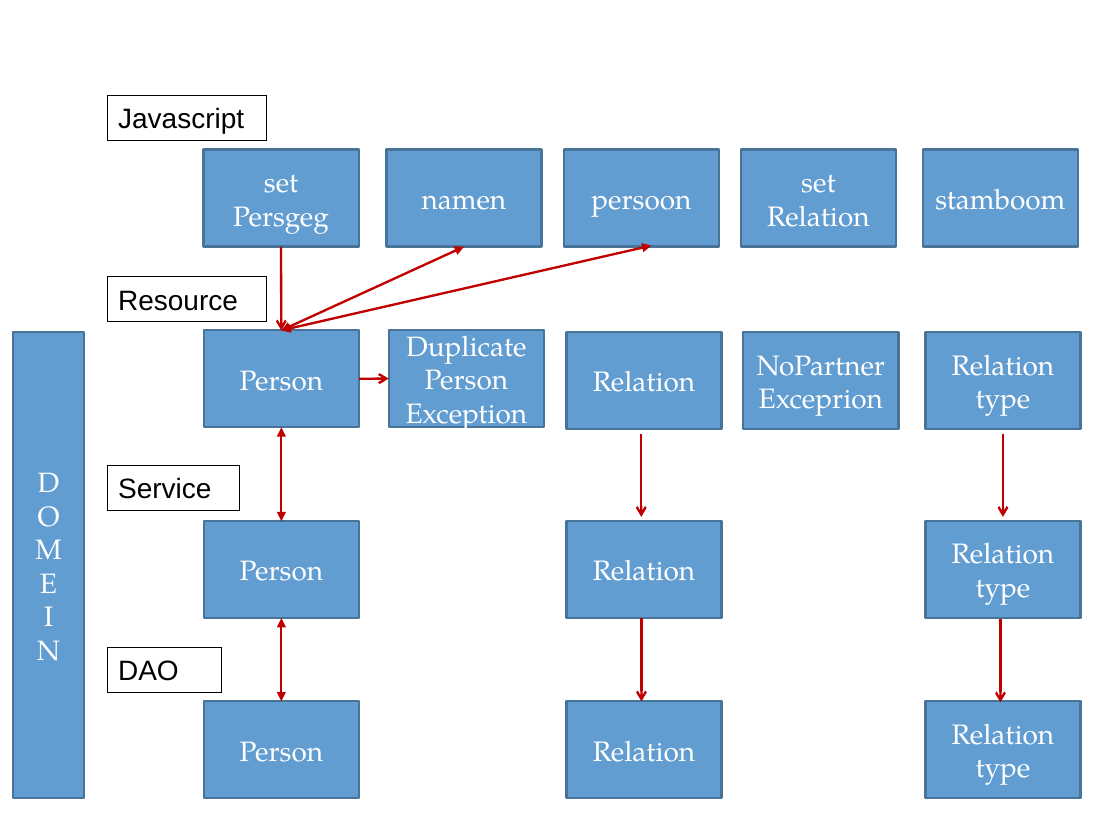
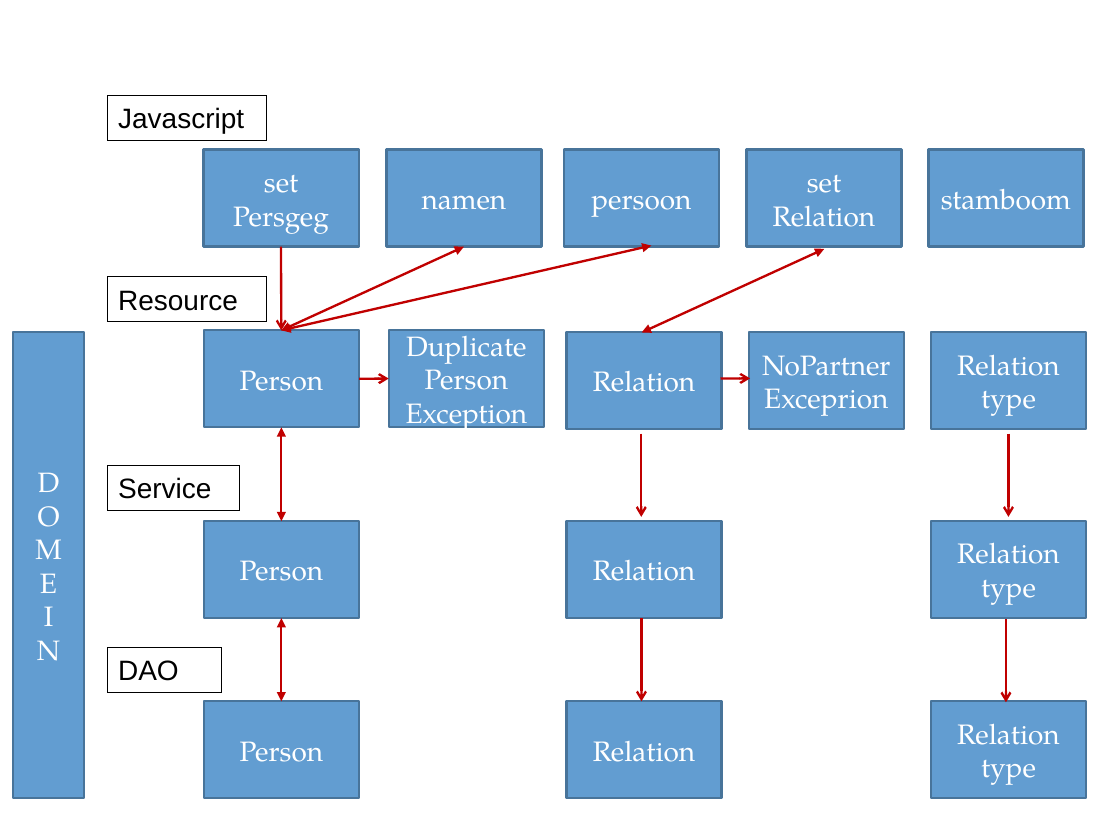
Before and after one commit to KeesRoest/Familie, a slide deck: slide 12 of Presentatie.pptx. Drawn at 1120x840 pixels with LibreOffice and Linux fonts; fonts in the diff are those of the drawing; background and template pictures are left out. Boxes give left, top, right and bottom in pixels: in the first picture for what was removed or moved away, otherwise in the second. Text is boxed around its words. In the diff, an @@ line names an element or a change of style, - is before the commit and + after.

```diff
--- a/Presentatie.pptx
+++ b/Presentatie.pptx
@@ double arrow added from (824, 249) to (642, 333), #C00000 1.5 pt @@
@@ arrow added from (720, 379) to (750, 379), #C00000 1.5 pt @@
@@ 6 rectangles, 2 arrows: place and size @@
-6 rectangles, 2 arrows at [740, 150, 1081, 799]
+6 rectangles, 2 arrows at [746, 150, 1086, 799]
```
Also in this commit, not shown: 14 other files.
